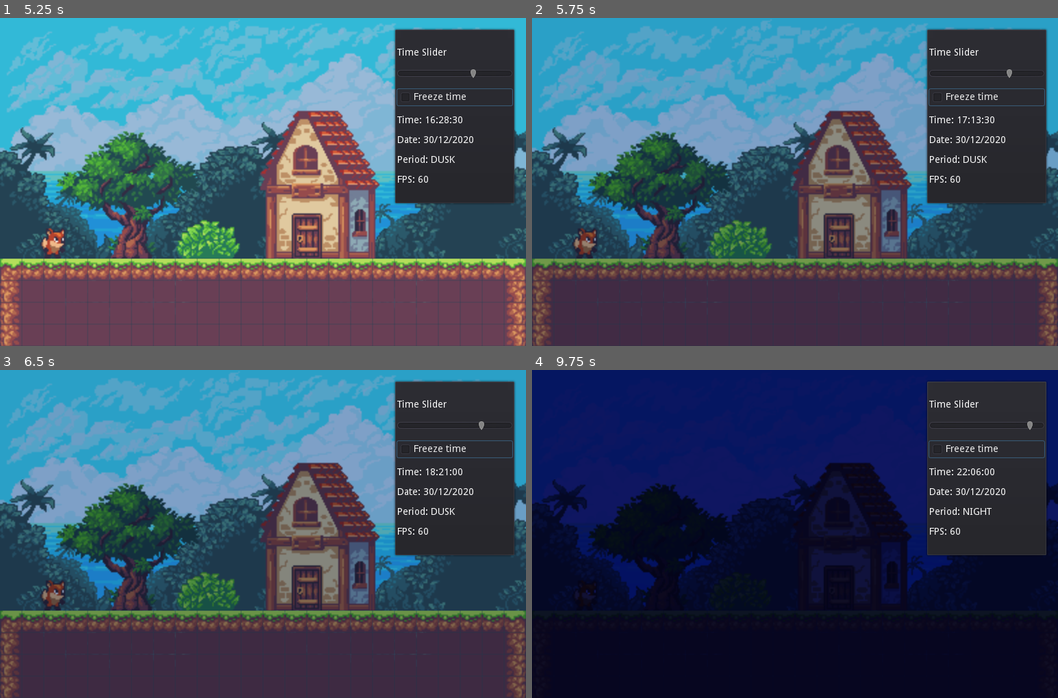
Above: before the commit, frames 1-4 (two rows, left to right).
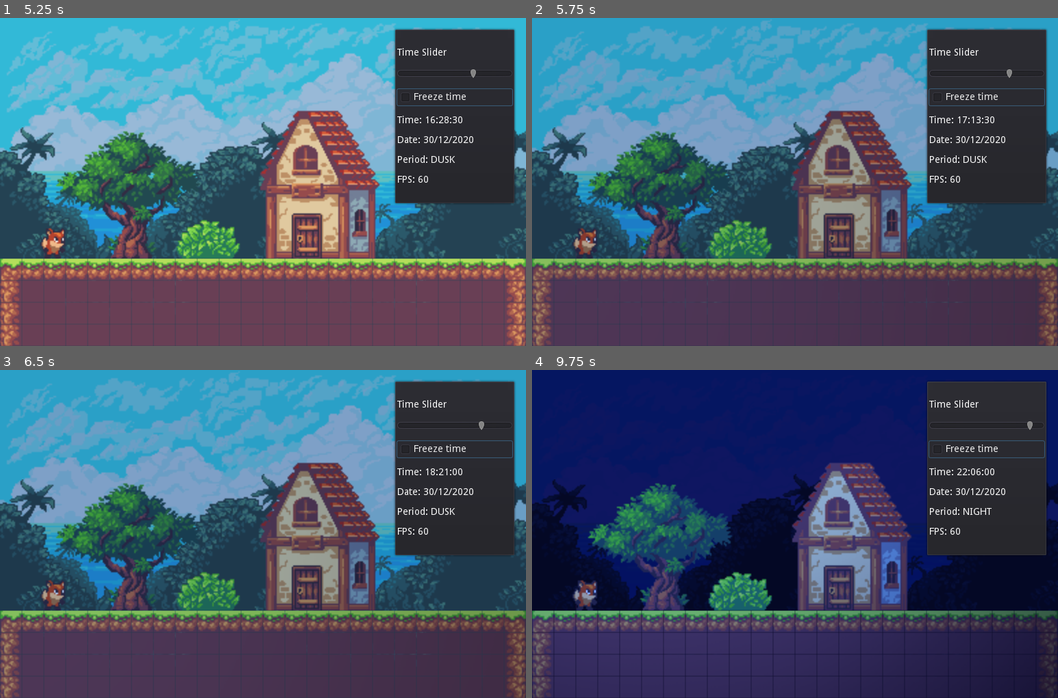
Above: after the commit, the same moments.

Repository: hiulit/Godot-3-2D-Day-Night-Cycle
Game: Godot game, scene res://demo/demo.tscn
Same seed, same stepped clock (60 frames per second), same inputs: the game is played once before the commit and once after it.
Inputs (mouse positions are in pixels of both pictures, inside the frame that each line leads up to):
- Up to frame 1 (5.25 s): click "Freeze time" at 0.5 s; click "Freeze time" at 1.25 s; click "Freeze time" at 2 s; tap Enter at 2.75, 4.25 s; move the mouse to (378, 165) at 2.77 s; click (378, 165) at 2.92 s; tap Space at 3.5 s; drag from (157, 198) to (236, 247) at 3.52 s; move the mouse to (315, 109) at 4.27 s; click (315, 109) at 4.42 s; drag from (236, 247) to (105, 132) at 5.02 s
- Up to frame 2 (5.75 s): no input
- Up to frame 3 (6.5 s): move the mouse to (420, 583) at 5.77 s; click (420, 583) at 5.92 s
- Up to frame 4 (9.75 s): drag from (637, 484) to (716, 452) at 6.52 s; move the mouse to (821, 534) at 7.27 s; click (821, 534) at 7.42 s; tap Space at 8 s; drag from (716, 452) to (689, 550) at 8.02 s; tap Enter at 8.75 s; move the mouse to (910, 517) at 8.77 s; click (910, 517) at 8.92 s; drag from (689, 550) to (768, 599) at 9.52 s

Frame 1 is identical in both runs. In frame 2, 2.2% of the frame differs, in the area x 0-61%, y 37-100%; in frame 3, 4.3%; in frame 4, 41%, in the area x 0-100%, y 28-100%.

Commit message:
Fixed moon toggle

Diff:
--- a/src/debug_overlay/debug_overlay.gd
+++ b/src/debug_overlay/debug_overlay.gd
@@ -1,6 +1,8 @@
 extends PopupPanel
 
 export (NodePath) var moon_node_path
+
+var moon_node
 
 onready var time_slider = $VBoxContainer/time_slider
 onready var freeze_time_checkbox = $VBoxContainer/freeze_time_checkbox
@@ -41,6 +43,7 @@
 	freeze_time_checkbox.pressed = Time.freeze_time
 
 	if moon_node_path:
+		moon_node = get_node(moon_node_path)
 		show_moon_checkbox.pressed = true
 	else:
 		show_moon_checkbox.queue_free()
@@ -115,4 +118,4 @@
 
 
 func _on_moon_checkbox_toggled(button_pressed):
-	get_tree().get_nodes_in_group("moon")[0].visible = button_pressed
+	moon_node.visible = button_pressed
--- a/src/moon/moon.gd
+++ b/src/moon/moon.gd
@@ -99,9 +99,10 @@
 	# Sync delay with the cycle.
 	if cycle_sync_node_path:
 		cycle_sync_node = get_node(cycle_sync_node_path)
-
 		delay = cycle_sync_node.delay
+		visible = true
 	else:
+		visible = false
 		push_warning("The '%s' node isn't sync with any cycle." % self.name)
 
 
